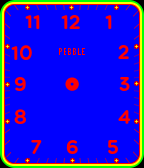
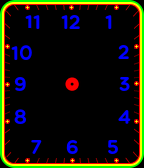
Revision of a layered 144 x 168 image; what changed, layer by layer:
hid "pebble 2" over left=59, top=48, right=85, bottom=55
renamed "labels 2" to "numerals 2", hid it, painted on it over left=11, top=15, right=131, bottom=154
added layer "numerals 1" above "axle" over left=11, top=15, right=131, bottom=154
renamed "labels 1" to "axle", showed it, painted on it over left=11, top=15, right=131, bottom=154
hid "background 2" over left=5, top=5, right=139, bottom=163
showed "background 1" over left=5, top=5, right=139, bottom=163
